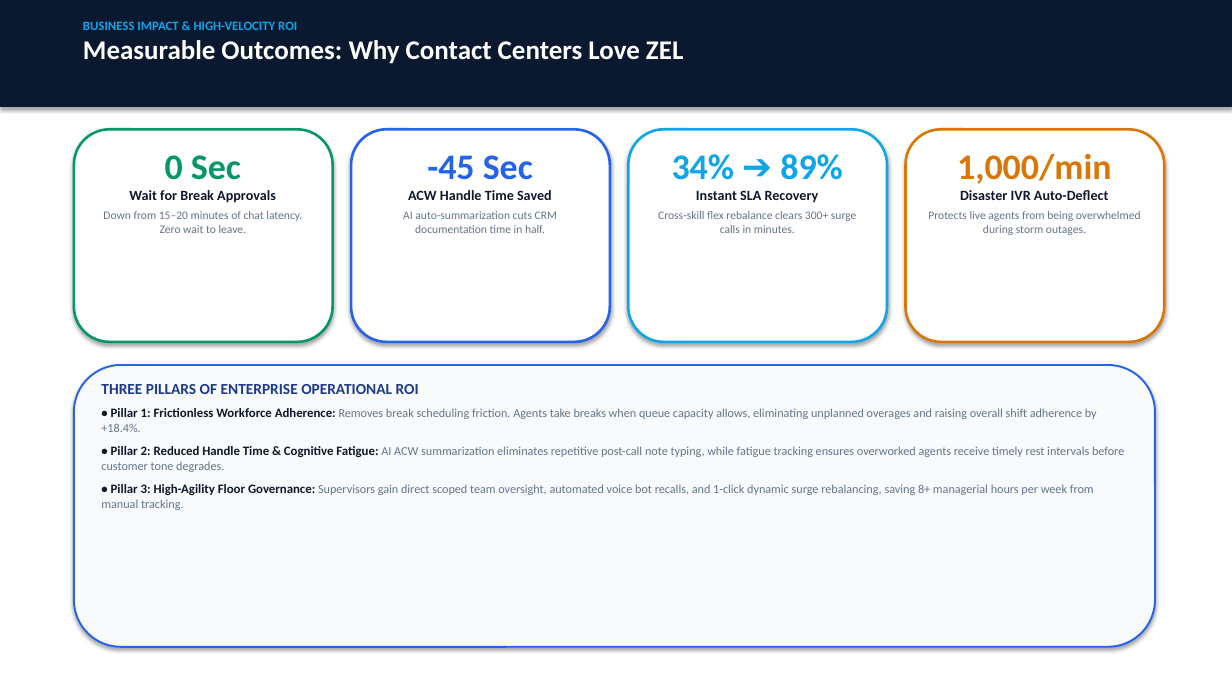
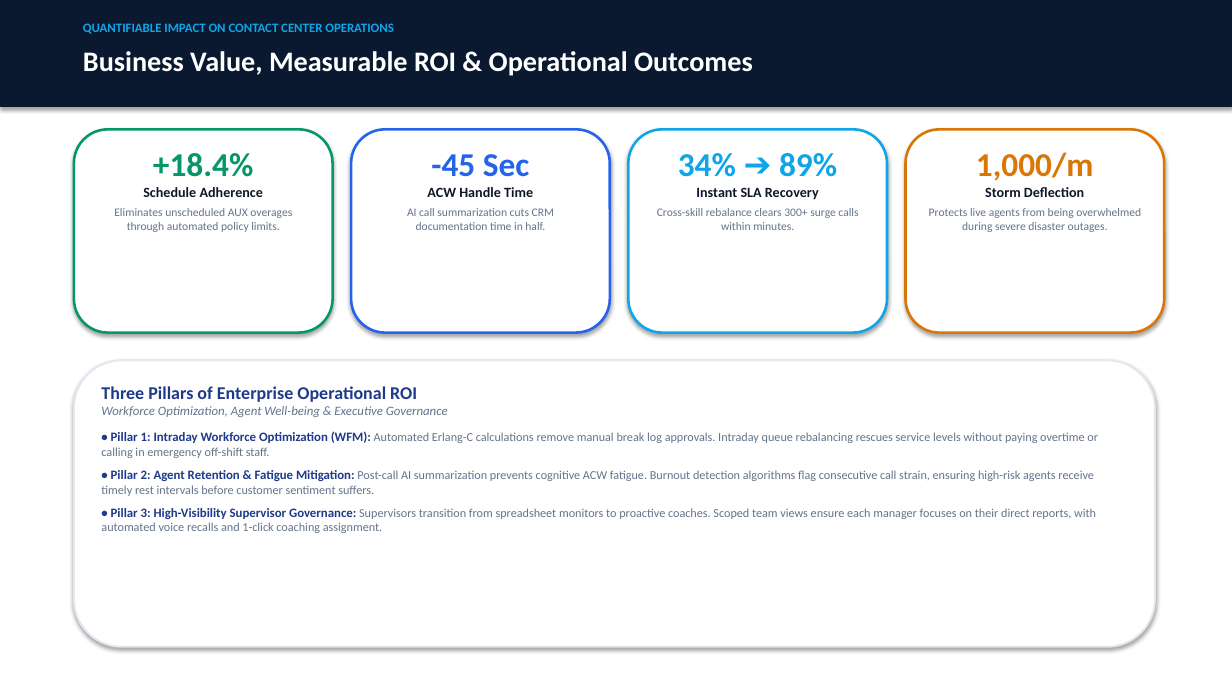
Before and after one commit to manojmaddula/aux-chatbot-, a slide deck: slide 4 of NICE_CXone_WFM_Copilot_Architecture_and_Overview.pptx. Drawn at 1232x693 pixels with LibreOffice and Linux fonts; fonts in the diff are those of the drawing. Boxes give left, top, right and bottom in pixels: in the first picture for what was removed or moved away, otherwise in the second. Text is boxed around its words. In the diff, an @@ line names an element or a change of style, - is before the commit and + after.

```diff
--- a/NICE_CXone_WFM_Copilot_Architecture_and_Overview.pptx
+++ b/NICE_CXone_WFM_Copilot_Architecture_and_Overview.pptx
@@ text at box(83, 23, 394, 34): text changed; size 21 to 10 pt; text colour #FFFFFF to #0EA5E9 @@
-BUSINESS IMPACT & HIGH-VELOCITY ROI
-Measurable Outcomes: Why Contact Centers Love ZEL
+QUANTIFIABLE IMPACT ON CONTACT CENTER OPERATIONS
@@ text added at box(83, 51, 753, 76), 22 pt, text #FFFFFF, bold @@
+Business Value, Measurable ROI & Operational Outcomes
@@ rounded rectangle: place and size @@
-rounded rectangle at box(74, 129, 333, 342)
+rounded rectangle at box(74, 129, 333, 333)
@@ rounded rectangle: place and size @@
-rounded rectangle at box(351, 129, 610, 342)
+rounded rectangle at box(351, 129, 610, 333)
@@ rounded rectangle: place and size @@
-rounded rectangle at box(628, 129, 887, 342)
+rounded rectangle at box(628, 129, 887, 333)
@@ rounded rectangle: place and size @@
-rounded rectangle at box(906, 129, 1165, 342)
+rounded rectangle at box(906, 129, 1165, 333)
@@ text at box(114, 153, 292, 232): text changed @@
-0 Sec
-Wait for Break Approvals
-Down from 15–20 minutes of chat latency. Zero wait to leave.
++18.4%
+Schedule Adherence
+Eliminates unscheduled AUX overages through automated policy limits.
@@ text at box(431, 154, 529, 177): size 28 to 26 pt in "-45 Sec" @@
@@ text at box(678, 153, 837, 177): size 28 to 26 pt in "34% ➔ 89%" @@
@@ text at box(929, 152, 1141, 232): text changed @@
-1,000/min
-Disaster IVR Auto-Deflect
-Protects live agents from being overwhelmed during storm outages.
+1,000/m
+Storm Deflection
+Protects live agents from being overwhelmed during severe disaster outages.
@@ text at box(407, 187, 554, 230): text changed @@
-ACW Handle Time Saved
-AI auto-summarization cuts CRM documentation time in half.
+ACW Handle Time
+AI call summarization cuts CRM documentation time in half.
@@ text at box(657, 208, 858, 230): text changed @@
-Cross-skill flex rebalance clears 300+ surge calls in minutes.
+Cross-skill rebalance clears 300+ surge calls within minutes.
@@ rounded rectangle: place and size @@
-rounded rectangle at box(74, 365, 1155, 647)
+rounded rectangle at box(74, 360, 1155, 647)
@@ rounded rectangle at box(74, 360, 1155, 647): fill #F8FAFC to #FFFFFF; outline #2563EB 1.5 pt to #E2E8F0 1.5 pt @@
@@ text at box(101, 386, 1098, 533): text changed @@
-THREE PILLARS OF ENTERPRISE OPERATIONAL ROI
-• Pillar 1: Frictionless Workforce Adherence: Removes break scheduling friction. Agents take breaks when queue capacity allows, eliminating unplanned overages and raising overall shift adherence by +18.4%.
-• Pillar 2: Reduced Handle Time & Cognitive Fatigue: AI ACW summarization eliminates repetitive post-call note typing, while fatigue tracking ensures overworked agents receive timely rest intervals before customer tone degrades.
-• Pillar 3: High-Agility Floor Governance: Supervisors gain direct scoped team oversight, automated voice bot recalls, and 1-click dynamic surge rebalancing, saving 8+ managerial hours per week from manual tracking.
+Three Pillars of Enterprise Operational ROI
+Workforce Optimization, Agent Well-being & Executive Governance
+• Pillar 1: Intraday Workforce Optimization (WFM): Automated Erlang-C calculations remove manual break log approvals. Intraday queue rebalancing rescues service levels without paying overtime or calling in emergency off-shift staff.
+• Pillar 2: Agent Retention & Fatigue Mitigation: Post-call AI summarization prevents cognitive ACW fatigue. Burnout detection algorithms flag consecutive call strain, ensuring high-risk agents receive timely rest intervals before customer sentiment suffers.
+• Pillar 3: High-Visibility Supervisor Governance: Supervisors transition from spreadsheet monitors to proactive coaches. Scoped team views ensure each manager focuses on their direct reports, with automated voice recalls and 1-click coaching assignment.
```
Also in this commit, not shown: 2 other slides changed, 1 slide added, 1 slide removed, 18 other files.
